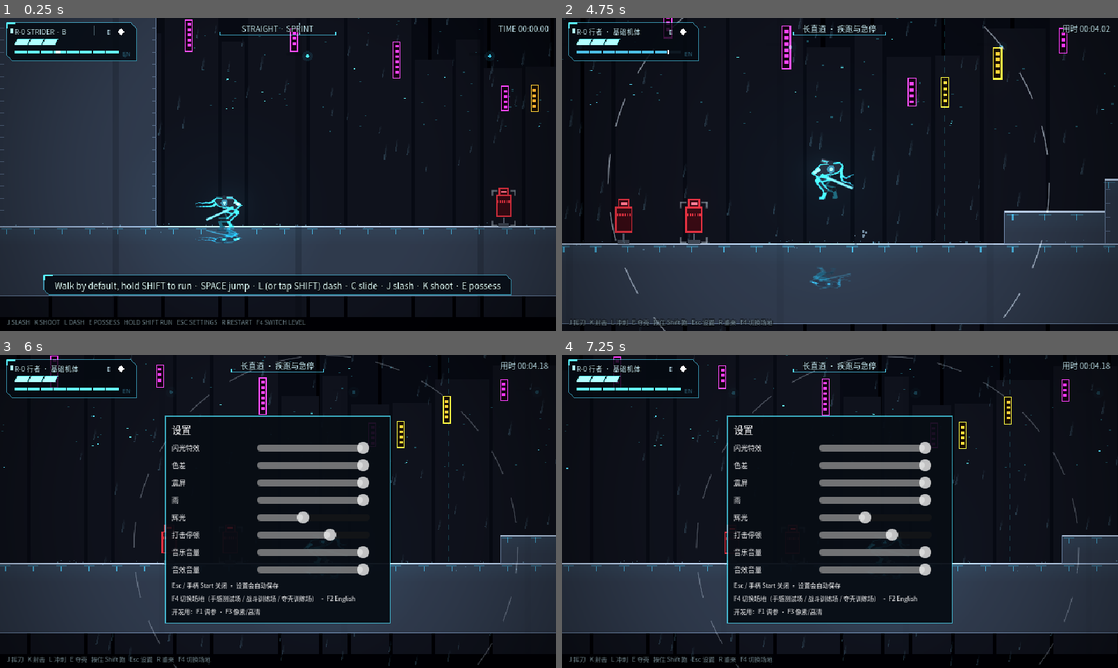
Above: before the commit, frames 1-4 (two rows, left to right).
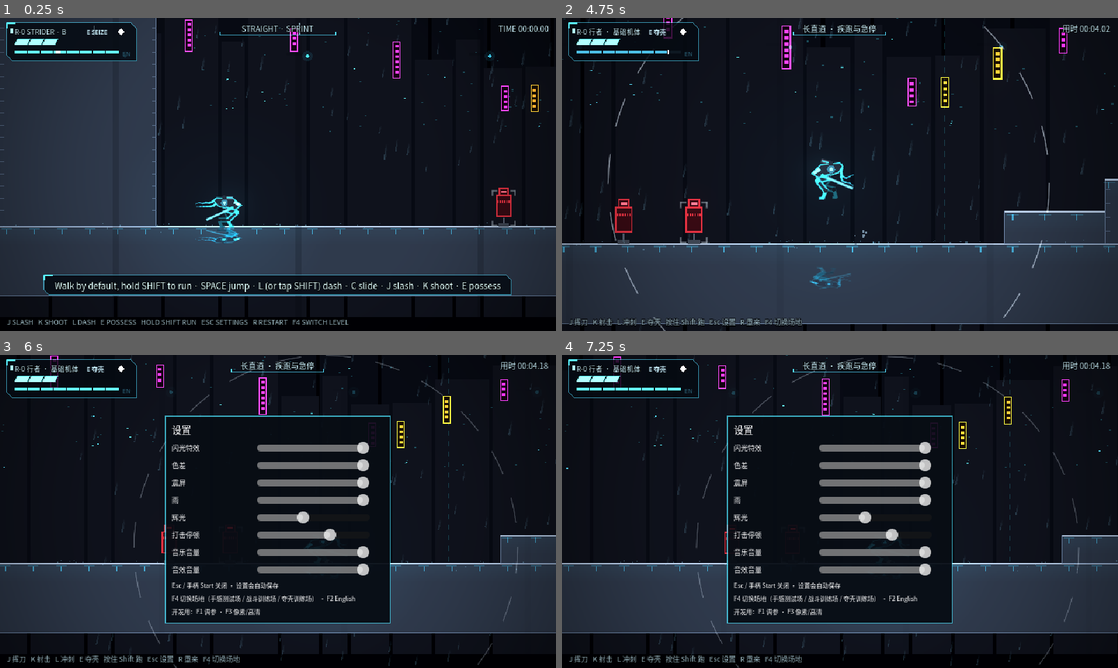
Above: after the commit, the same moments.

Repository: tntsgdi/NEON-RAID
Game: Godot game, scene res://scenes/main.tscn
The game is run twice, just before and just after one commit, with the same random seed, the same clock (stepped at 60 frames per second) and the same inputs.
Inputs (mouse positions are in pixels of both pictures, inside the frame that each line leads up to):
- Up to frame 1 (0.25 s): no input
- Up to frame 2 (4.75 s): move the mouse to (962, 158) at 0.52 s; hold Shift (run) 0.53-1.28 s; hold D (move_right) 0.53-2.03 s; tap E (possess) at 0.6, 1.55, 2.85, 4.55 s; click (962, 158) at 0.67 s; tap Space (jump) at 0.77, 1.52, 3.02, 3.77, 4.52 s; move the mouse to (728, 190) at 1.27 s; tap Shift (run) at 1.35 s; move the mouse to (895, 105) at 2.02 s; hold A (move_left) 2.03-2.78 s; hold Shift (run) 2.03-2.78 s; tap L (dash) at 2.1 s; move the mouse to (812, 237) at 2.77 s; hold D (move_right) 2.78-4.28 s; click (812, 237) at 2.92 s; move the mouse to (1006, 221) at 3.52 s; hold Shift (run) 3.53-4.28 s; tap F2 (language) at 4.15 s; move the mouse to (673, 127) at 4.27 s; hold A (move_left) from 4.28 s (still down); click (673, 127) at 4.35 s
- Up to frame 3 (6 s): tap Escape (settings) at 4.9 s; move the mouse to (305, 511) at 5.02 s; release A (move_left) at 5.03 s; hold D (move_right) 5.03-5.78 s; hold Shift (run) 5.03-5.78 s; tap K (shoot_key) at 5.1 s; click (305, 511) at 5.17 s; tap F1 (tuning) at 5.65 s; move the mouse to (194, 433) at 5.77 s; hold A (move_left) from 5.78 s (still down); right-click (194, 433) at 5.85 s
- Up to frame 4 (7.25 s): keep holding A (move_left); tap Space (jump) at 6.02, 6.77 s; tap E (possess) at 6.05 s; move the mouse to (962, 495) at 6.52 s; hold Shift (run) from 6.53 s (still down); tap J (slash_key) at 6.6 s

The runs differ from the first frame. In frame 1, 0.6% of the frame differs, in the area x 1-63%, y 3-98%; in frame 2, 0.6%; in frame 3, 0.6%; in frame 4, 0.6%.

Commit message:
第 9 轮评审修复：突进保速与防坠、台阶脚尖跳变、HUD 可读性、UI 音效

Diff:
--- a/scripts/core/audio.gd
+++ b/scripts/core/audio.gd
@@ -8,6 +8,7 @@
 	"dash", "walljump", "land", "slide",
 	"shot", "enemy_shot", "deflect", "overclock", "hurt", "charge", "shield_block",
 	"sprint", "possess",
+	"ui_tick", "ui_open", "ui_card", "ui_ready",
 ]
 
 var _streams := {}
--- a/scripts/core/i18n.gd
+++ b/scripts/core/i18n.gd
@@ -107,6 +107,7 @@
 	"ARENA_WAVE": ["战斗训练场 · 第 %d/%d 波", "COMBAT ARENA · WAVE %d/%d"],
 	"ARENA_CLEAR": ["训练完成", "ARENA CLEAR"],
 	"HUD_OVERCLOCK": ["神经超频", "OVERCLOCK"],
+	"HUD_POSSESS": ["E 夺壳", "E SEIZE"],
 	"HUD_PROJECT": ["意识投射中 · 对准机体按 E", "PROJECTING · AIM AND PRESS E"],
 	"SHELL_STRIDER": ["R-0 行者 · 基础机体", "R-0 STRIDER · BASE"],
 	"SHELL_BOT": ["SB-7 安保机 · 夺取", "SB-7 SECURITY · SEIZED"],
--- a/scripts/player/player.gd
+++ b/scripts/player/player.gd
@@ -87,6 +87,8 @@
 ## 刀索敌突进：剩余时间和速度
 var _lunge_t := 0.0
 var _lunge_vel := Vector2.ZERO
+## 突进前的水平速度：突进完保留八成，疾驰中砍一刀不掉速
+var _lunge_keep := 0.0
 
 # 挥刀层
 var slash_step := -1
@@ -195,6 +197,8 @@
 			_spawn_ghost(0.35)
 		if _lunge_t <= 0.0:
 			velocity = _lunge_vel.normalized() * 120.0
+			if absf(velocity.x) < _lunge_keep:
+				velocity.x = signf(_lunge_vel.x) * _lunge_keep
 	var vy_before := velocity.y
 	var vx_before := velocity.x
 	var y_before := global_position.y
@@ -434,7 +438,7 @@
 	velocity.y = -T.jump_velocity
 	_jump_buffer = 0.0
 	_coyote = 0.0
-	_squash = Vector2(0.8, 1.22)
+	_squash = Vector2(0.88, 1.14)
 	_set_state(State.AIR)
 	Fx.dust(fx_parent, global_position, 0.0, 6)
 
@@ -446,7 +450,7 @@
 		# 墙面行走中：沿墙向上蹿一大截，脚不离墙
 		velocity = Vector2(wall * 30.0, minf(velocity.y, 0.0) - T.wall_climb_y)
 		_jump_buffer = 0.0
-		_squash = Vector2(0.85, 1.18)
+		_squash = Vector2(0.9, 1.12)
 		Fx.dust(fx_parent, global_position + Vector2(wall * 6, -6), float(-wall), 4)
 		Audio.play("walljump", -8.0, 1.15)
 		return
@@ -463,7 +467,7 @@
 	_coyote = 0.0
 	_wall_coyote = 0.0
 	_air_hang_used = false
-	_squash = Vector2(0.82, 1.2)
+	_squash = Vector2(0.88, 1.13)
 	_set_state(State.AIR)
 	Fx.dust(fx_parent, global_position + Vector2(wall * 6, -12), float(-wall), 5)
 	Fx.ring(fx_parent, global_position + Vector2(wall * 6, -16), 18.0)
@@ -646,6 +650,16 @@
 			facing = int(signf(to.x))
 		_slash_aim = to.normalized()
 		var gap := to.length() - MELEE_STOP
+		# 地面突进不冲出平台：沿路径每 12 像素探一下脚下 40 像素有没有地，没有就停在边上
+		if state == State.GROUND and gap > 4.0:
+			var dir := to.normalized()
+			var d := 12.0
+			while d <= gap:
+				if not test_move(global_transform.translated(Vector2(dir.x * d, 0)), Vector2(0, 40)):
+					gap = d - 12.0
+					break
+				d += 12.0
+		_lunge_keep = absf(velocity.x) * 0.8 if signf(velocity.x) == signf(to.x) else 0.0
 		if gap > 4.0:
 			_lunge_vel = to.normalized() * gap / MELEE_LUNGE_TIME
 			if state == State.GROUND and _lunge_vel.y > 0.0:
@@ -957,7 +971,7 @@
 		rig.position = rig.position.lerp(Vector2(_wall_dir * 6.0, -18.0), 1.0 - exp(-20.0 * delta))
 		ratio = absf(velocity.y) / T.run_speed
 	else:
-		rig.rotation = lerp_angle(rig.rotation, 0.0, 1.0 - exp(-14.0 * delta))
+		rig.rotation = lerp_angle(rig.rotation, 0.0, 1.0 - exp(-10.0 * delta))
 		rig.position = rig.position.lerp(Vector2.ZERO, 1.0 - exp(-16.0 * delta))
 	rig.scale = Vector2((signf(t) if t != 0.0 else float(rig_facing)) * maxf(absf(t), 0.08) * _squash.x, _squash.y)
 	var mode := "idle"
--- a/scripts/player/strider_rig.gd
+++ b/scripts/player/strider_rig.gd
@@ -146,7 +146,7 @@
 	if state != _last_mode:
 		# 动作切换：记下旧脚位与新目标的差，接下来让它平滑衰减
 		for i in 2:
-			_toe_off[i] = _last_toes[i] - feet[i][0]
+			_toe_off[i] = _last_toes[i] - feet[i][0] - Vector2(0, _toe_shift)  # 台阶补偿另外单独衰减，别算两遍
 			_tilt_off[i] = _last_tilts[i] - feet[i][1]
 		_inert_t = 0.0
 		_last_mode = state
--- a/scripts/ui/hud.gd
+++ b/scripts/ui/hud.gd
@@ -44,8 +44,12 @@
 var _shell_wipe := 1.0
 var _oc_age := 0.0
 var _t := 0.0
-## 夺壳冷却剩余比例（1 = 刚夺完）
-var possess_k := 0.0
+## 夺壳冷却剩余比例（1 = 刚夺完）；冷却结束那一刻"叮"一声
+var possess_k := 0.0:
+	set(v):
+		if possess_k > 0.0 and v <= 0.0:
+			Audio.play("ui_ready", -6.0)
+		possess_k = v
 var _hp_k := 1.0
 
 
@@ -60,9 +64,9 @@
 	_speed = _label(Vector2(432, 18), 8, HORIZONTAL_ALIGNMENT_RIGHT)
 	_speed.size.y = 40
 	_speed.modulate = Color(1, 1, 1, 0.7)
-	_hint = _label(Vector2(8, 344), 7, HORIZONTAL_ALIGNMENT_LEFT)
+	_hint = _label(Vector2(8, 343), 8, HORIZONTAL_ALIGNMENT_LEFT)
 	_hint.size.x = 624
-	_hint.modulate = Color(1, 1, 1, 0.55)
+	_hint.modulate = Color(1, 1, 1, 0.75)
 	_tip = _label(Vector2(50, 300), 10, HORIZONTAL_ALIGNMENT_CENTER)
 	_tip.size = Vector2(540, 30)
 	_tip.autowrap_mode = TextServer.AUTOWRAP_WORD_SMART
@@ -104,6 +108,7 @@
 		_section_text = section_text
 		_section.text = section_text
 		_wipe = 0.0
+		Audio.play("ui_tick", -2.0)
 	_time.text = tr("HUD_TIME") % _fmt(run_time)
 	var right := ""
 	if best >= 0.0:
@@ -123,6 +128,7 @@
 	_shell_text = text
 	_shell.text = text
 	_shell_wipe = 0.0
+	Audio.play("ui_tick", -4.0, 0.9)
 
 
 ## 屏幕下方的提示：切角面板滑入，显示几秒后滑出
@@ -131,6 +137,7 @@
 	_tip.visible = true
 	if _tip_time <= 0.0:
 		_tip_in = 0.0
+		Audio.play("ui_tick", -8.0, 1.2)
 	_tip_time = 4.5
 
 
@@ -142,6 +149,7 @@
 	_card_body.visible = true
 	_card_time = 5.0
 	_card_age = 0.0
+	Audio.play("ui_card")
 
 
 func _process(delta: float) -> void:
@@ -262,7 +270,7 @@
 	else:
 		draw_colored_polygon(dia, Color(1.5, 1.7, 1.8, 0.85 + 0.15 * sin(_t * 5.0)))
 	var font := ThemeDB.fallback_font
-	draw_string(font, pc + Vector2(-17, 3), "E", HORIZONTAL_ALIGNMENT_LEFT, -1, 7, C_DIM if possess_k > 0.0 else C_TEXT)
+	draw_string(font, pc + Vector2(-40, 3), tr("HUD_POSSESS"), HORIZONTAL_ALIGNMENT_LEFT, -1, 7, C_DIM if possess_k > 0.0 else C_TEXT)
 	# 分段血条：平行四边形格子
 	if _max_hp > 0:
 		var col := StriderRig.core_color(_hp_k, _t)
--- a/scripts/ui/settings_panel.gd
+++ b/scripts/ui/settings_panel.gd
@@ -60,6 +60,7 @@
 ## 打开：从一条横线纵向展开（0.16 秒）；关闭：收回成横线再隐藏
 func toggle() -> void:
 	is_open = not is_open
+	Audio.play("ui_open", -2.0, 1.0 if is_open else 0.8)
 	if _tw:
 		_tw.kill()
 	pivot_offset = size * 0.5
Not shown, added: assets/sfx/ui_card.wav.import
Not shown, added: assets/sfx/ui_open.wav.import
Not shown, added: assets/sfx/ui_ready.wav.import
Not shown, added: assets/sfx/ui_tick.wav.import
Not shown, added: design/.gdignore
Binary file added: design/refs/strider_pixel_ref_01.png
Not shown, added: tests/hud_shots.gd.uid
Not shown, added: tests/smooth_probe.gd.uid
Not shown, added: assets/sfx/ui_card.wav
Not shown, added: assets/sfx/ui_open.wav
Not shown, added: assets/sfx/ui_ready.wav
Not shown, added: assets/sfx/ui_tick.wav
(and 2 more such lines)
